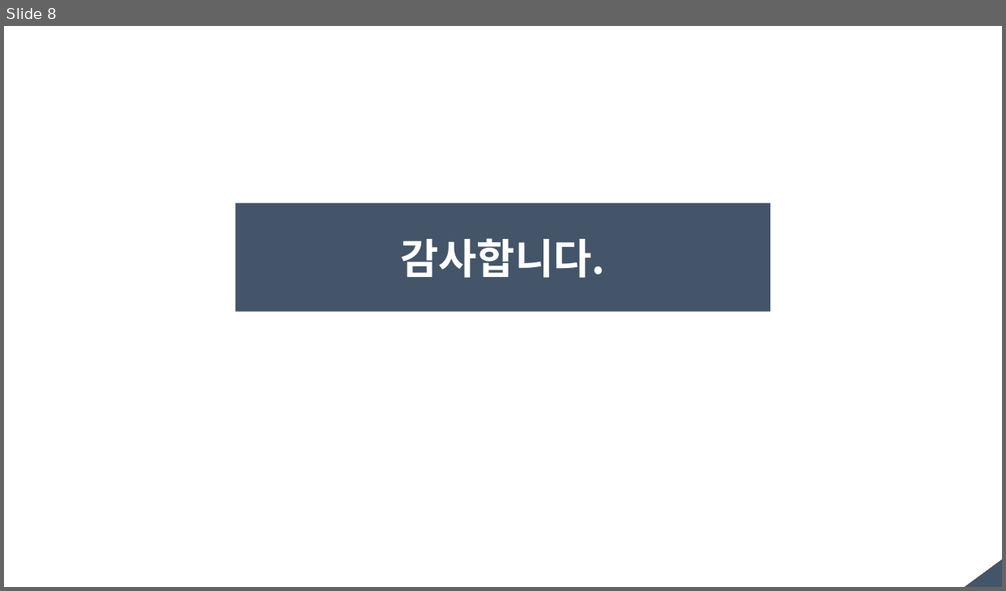
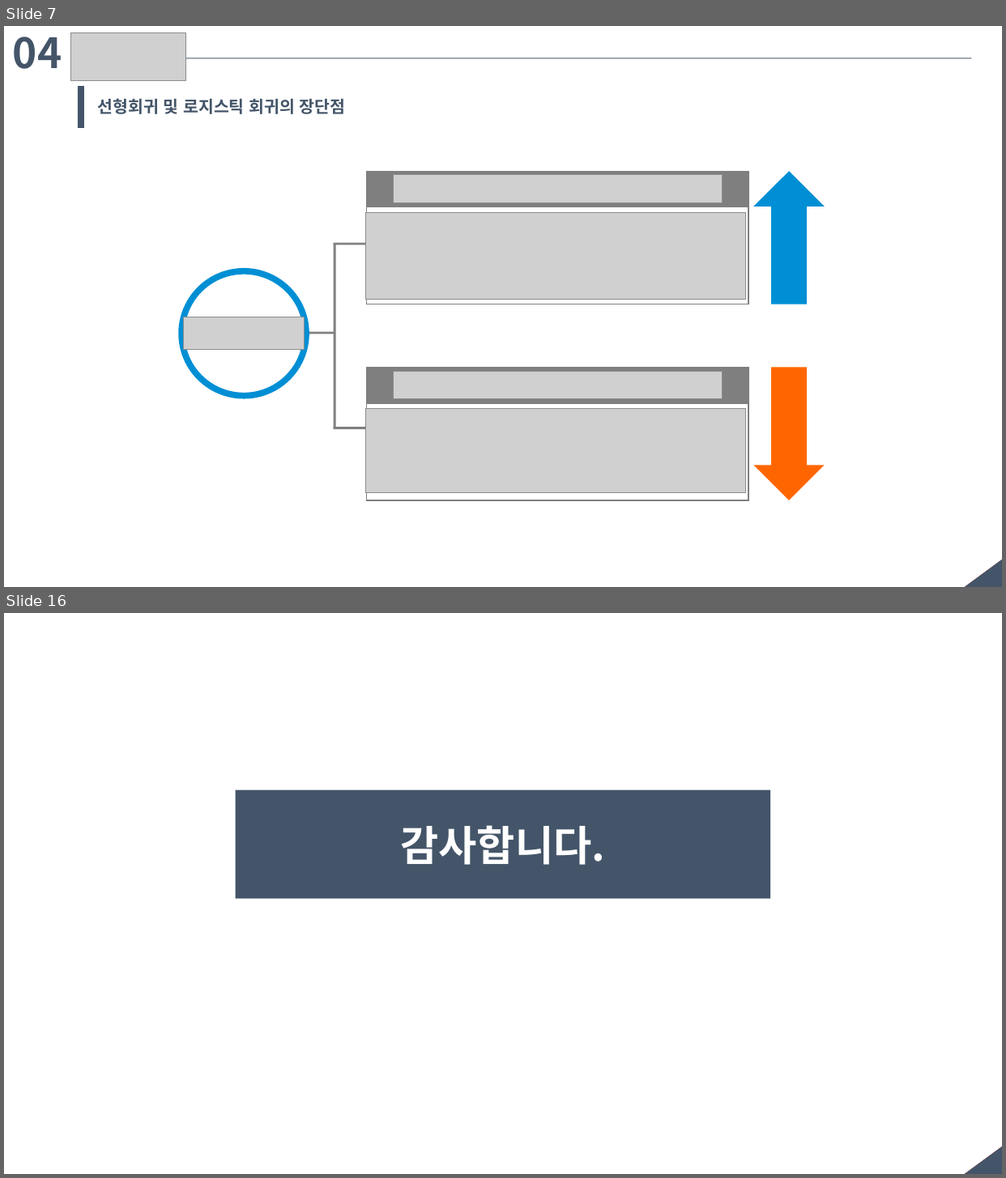
Before and after one commit to Nanjangpan/Machine_Learnig_algorithm_cheat_sheat, a slide deck: Machine_Learnig_algorithm_cheat_sheat.ppt. Shown one above the other, each under a label of ours: slide 8 before the commit, slides 7 and 16 after it; the slides between them are not shown. The pictures are 1006x591 and 1006x1178 pixels, drawn with LibreOffice and Linux fonts; fonts in the diff are those of the drawing; grey boxes stand for pictures. Boxes give left, top, right and bottom in pixels: in the first picture for what was removed or moved away, otherwise in the second. Text is boxed around its words. In the diff, an @@ line names an element or a change of style, - is before the commit and + after.

```diff
--- a/Machine_Learnig_algorithm_cheat_sheat.ppt
+++ b/Machine_Learnig_algorithm_cheat_sheat.ppt
@@ slide 7 added at (4, 26, 1002, 587), background #FFFFFF; not listed: 2 template elements that a slide beside it also shows @@
@@ text added at (13, 37, 62, 69), 40 pt, text #445569, bold @@
+04
@@ picture added at (70, 32, 185, 80) @@
@@ line added from (185, 58) to (971, 58), #445569 0.74 pt @@
@@ rectangle added at (78, 87, 83, 128), fill #445569, outline #445569 0.99 pt @@
@@ text added at (98, 98, 346, 114), 16 pt, text #445569, bold @@
+선형회귀 및 로지스틱 회귀의 장단점
@@ group added at (181, 171, 824, 501): 5 pictures, 4 lines, 4 rectangles, 2 up arrows, 1 ellipse @@
@@ what was slide 8 is now slide 16 @@
```
Also in this commit, not shown: 3 slides changed, 7 other slides added.
